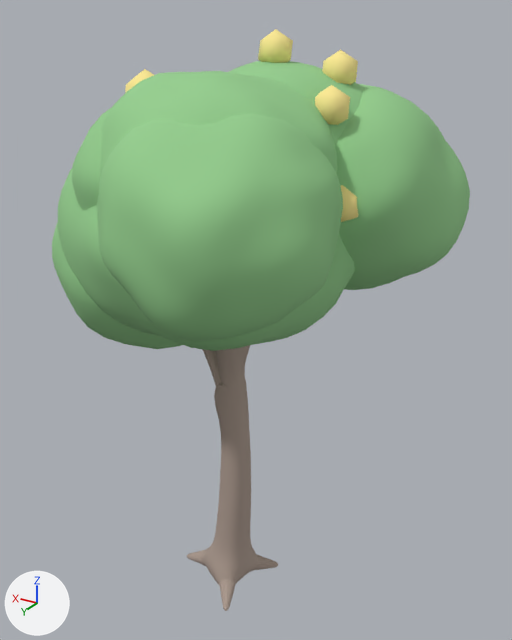
The glTF model public/models/trees/tree_young_1.glb as it was, and as the next commit left it.
Both versions are drawn from a 50 mm lens placed at (-2.06, 3.1, 3.42), pointed at (-0.07, -0.22, 1.76). Arrows for +X, +Y and +Z are at lower left; the lights stay in place. The older version comes first.

Script lines for the objects in view, before the commit:
```python
me_icosphere_002 = bpy.data.meshes.new('Icosphere.002')
me_icosphere_002.from_pydata(...)  # 642 vertices, 1280 faces; spans x -0.559..0.636, y -0.576..0.582, z -0.494..0.526
me_icosphere_002.materials.append(mat_leaf)  # green #95ce8e
me_icosphere_005 = bpy.data.meshes.new('Icosphere.005')
me_icosphere_005.from_pydata(...)  # 642 vertices, 1280 faces; spans x -0.591..0.602, y -0.629..0.646, z -0.484..0.506
me_icosphere_005.materials.append(mat_leaf)  # green #95ce8e
me_trunk = bpy.data.meshes.new('trunk')
me_trunk.from_pydata(...)  # 4714 vertices, 9424 faces; spans x -0.39..0.41, y -0.54..0.46, z -0.02..2.38
me_trunk.materials.append(mat_trunk)  # beige #ad9b90
ob_leaf_2 = bpy.data.objects.new('leaf_2', me_icosphere_002)
ob_leaf_2.location = (-0.292, 0.448, 2.555)
ob_leaf_5 = bpy.data.objects.new('leaf_5', me_icosphere_005)
ob_leaf_5.location = (-0.191, -0.264, 2.701)
ob_trunk = bpy.data.objects.new('trunk', me_trunk)
ob_trunk.location = (0.0, 0.0, 0.0)
# also in view: 'leaf_4' at (-0.13, 0.23, 2.72); 'blossom' at (-0.07, -0.05, 2.92); 'leaf_6' at (0.05, 0.18, 2.64); 'leaf_0' at (0.04, 0.01, 2.4); 'leaf_3' at (-0.37, -0.52, 2.52)
```
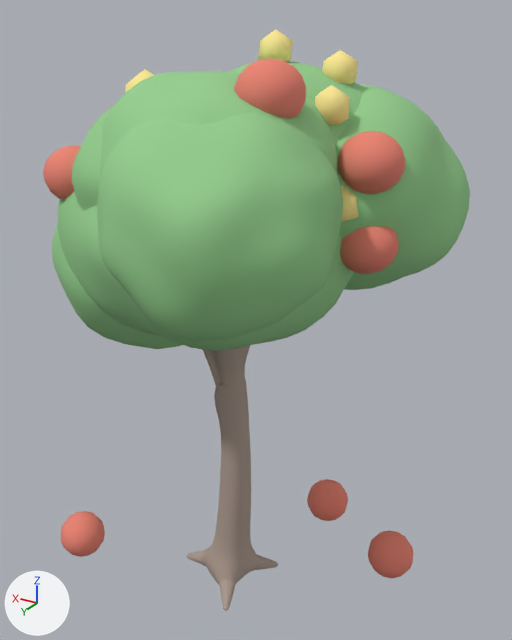
Changed parts and their boxes [x1, y1, x2, y2] in the pictures (512 x 640 px):
'fallen', added
    after: [61, 479, 413, 578]
'fruit_3', added (red)
    after: [337, 131, 405, 194]
'fruit_2', added (red)
    after: [234, 58, 306, 118]
'fruit_8', added (red)
    after: [340, 226, 399, 274]
'fruit_0', added (red)
    after: [43, 146, 81, 200]

The edits, one by one:
Material 'fruit' (mat_fruit) is new.
Its base color is (0.84, 0.23, 0.17) (red #ec8473).
Its roughness is 0.9.
Mesh me_sphere_009 is new.
It consists of a UV sphere (12 segments, 8 rings, poles along z) spanning x -0.15..0.15, y -0.15..0.15, z -0.15..0.15; a UV sphere (12 segments, 8 rings, poles along z) spanning x -1.44..-1.14, y -1.36..-1.06, z -0.15..0.15; a UV sphere (12 segments, 8 rings, poles along z) spanning x -2.05..-1.75, y -1.05..-0.75, z -0.15..0.15.
It uses material mat_fruit (red #ec8473).
Mesh me_sphere_008 is new.
It is a UV sphere (14 segments, 9 rings, poles along z) spanning x -0.957..-0.649, y -0.214..0.102, z 2.247..2.535.
It uses material mat_fruit (red #ec8473).
Mesh me_sphere_003 is new.
It is a UV sphere (14 segments, 9 rings, poles along z) spanning x -0.965..-0.658, y -0.187..0.129, z 2.648..2.936.
It uses material mat_fruit (red #ec8473).
Mesh me_sphere_002 is new.
It is a UV sphere (14 segments, 9 rings, poles along z) spanning x -0.614..-0.307, y 0.144..0.46, z 2.967..3.255.
It uses material mat_fruit (red #ec8473).
Mesh me_sphere is new.
It is a UV sphere (14 segments, 9 rings, poles along z) spanning x 0.449..0.757, y 0.291..0.606, z 2.53..2.818.
It uses material mat_fruit (red #ec8473).
Object 'fallen' (ob_fallen) is new; it shows me_sphere_009.
Its location is (0.988, 0.336, 0.128).
Object 'fruit_8' (ob_fruit_8) is new; it shows me_sphere_008.
Its location is (0.0, 0.0, 0.0).
Object 'fruit_3' (ob_fruit_3) is new; it shows me_sphere_003.
Its location is (0.0, 0.0, 0.0).
Object 'fruit_2' (ob_fruit_2) is new; it shows me_sphere_002.
Its location is (0.0, 0.0, 0.0).
Object 'fruit_0' (ob_fruit_0) is new; it shows me_sphere.
Its location is (0.0, 0.0, 0.0).
